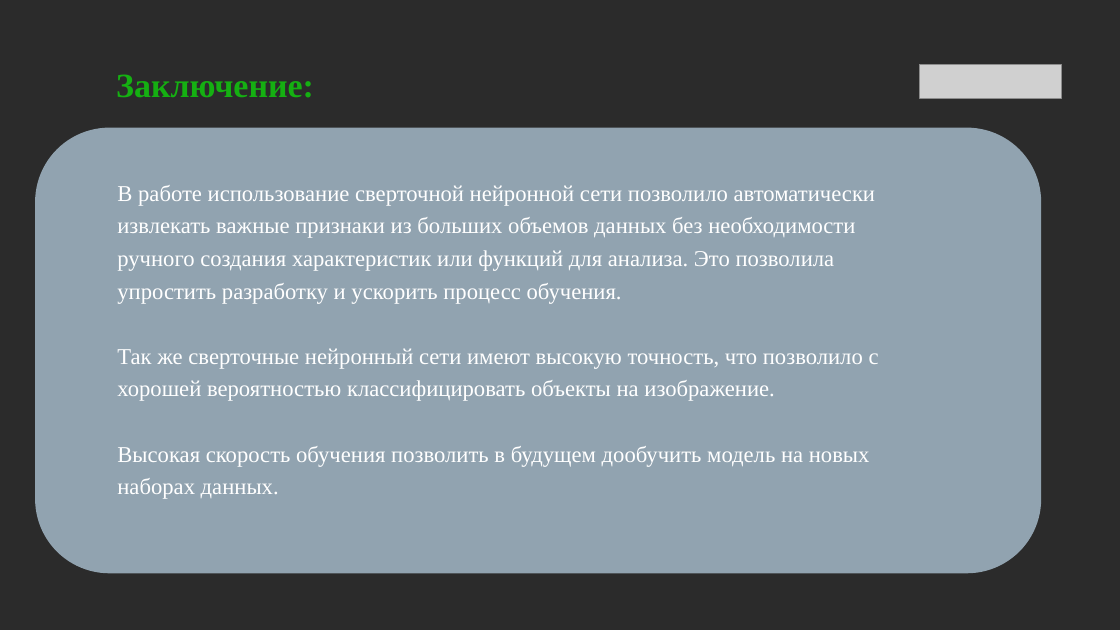
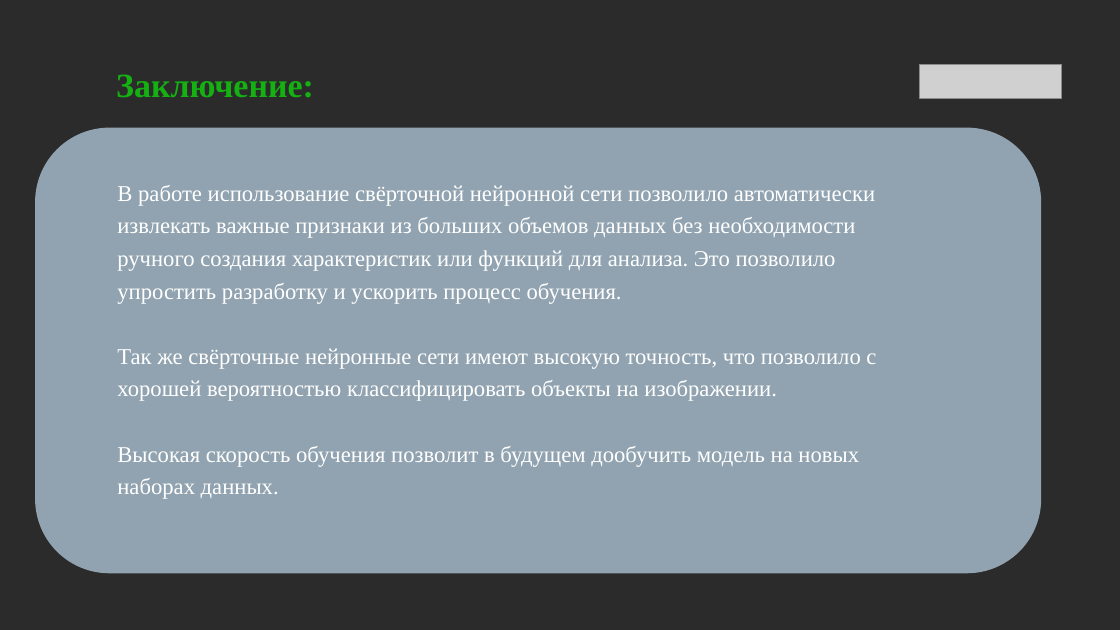
Before and after one commit to Aidt87/final_project_ai_architech_course, a slide deck: slide 13 of Презентация Тимаев А.С.pptx (slide 11 before the commit). Drawn at 1120x630 pixels with LibreOffice and Linux fonts; fonts in the diff are those of the drawing; grey boxes stand for pictures; background and template pictures are left out; a plain dark background stands for a picture behind light text. Boxes give left, top, right and bottom in pixels: in the first picture for what was removed or moved away, otherwise in the second. Text is boxed around its words. In the diff, an @@ line names an element or a change of style, - is before the commit and + after.

```diff
--- a/Презентация Тимаев А.С.pptx
+++ b/Презентация Тимаев А.С.pptx
@@ text at [117, 185, 876, 499]: text changed @@
-В работе использование сверточной нейронной сети позволило автоматически извлекать важные признаки из больших объемов данных без необходимости ручного создания характеристик или функций для анализа. Это позволила упростить разработку и ускорить процесс обучения.
-Так же сверточные нейронный сети имеют высокую точность, что позволило с хорошей вероятностью классифицировать объекты на изображение.
-Высокая скорость обучения позволить в будущем дообучить модель на новых наборах данных.
+В работе использование свёрточной нейронной сети позволило автоматически извлекать важные признаки из больших объемов данных без необходимости ручного создания характеристик или функций для анализа. Это позволило упростить разработку и ускорить процесс обучения.
+Так же свёрточные нейронные сети имеют высокую точность, что позволило с хорошей вероятностью классифицировать объекты на изображении.
+Высокая скорость обучения позволит в будущем дообучить модель на новых наборах данных.
```
Also in this commit, not shown: 8 other slides changed, 3 slides added, 3 other files.
